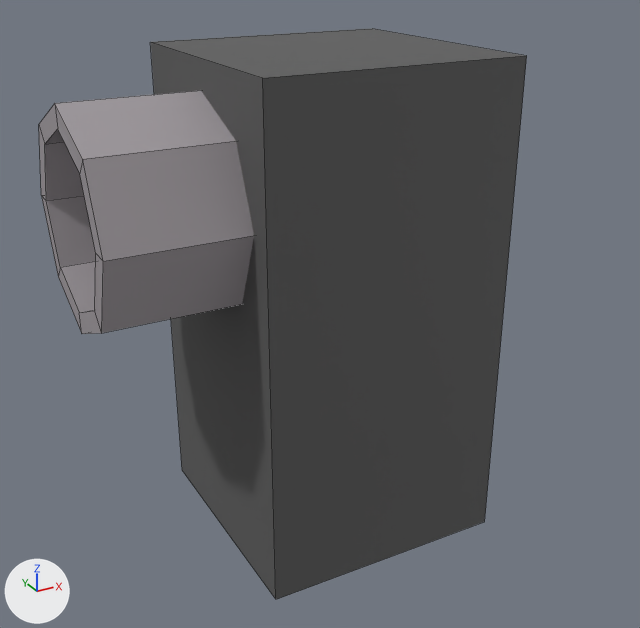
The FBX model Assets/Models/turretUp.fbx as it was, and as the next commit left it.
Rendered twice from a 50 mm lens placed at (-1.62, -2.88, 3.63), pointed at (-0.09, -0.1, 2.24). The axes (+X, +Y, +Z) are drawn at lower left. The lights are the same throughout. Mesh edges are drawn as thin lines.

Before the edit, the objects in view are built like this:
```python
me_cube = bpy.data.meshes.new('Cube')
me_cube.from_pydata(...)  # 40 vertices, 32 faces; spans x -0.99..0.49, y -0.49..0.49, z 1.3..3.23
# faces by material slot: [25, 7]
me_cube.materials.append(mat_turret1)  # grey #a09a9e
me_cube.materials.append(mat_turrent2)  # dark grey #5a5a5a
ob_turet_stock = bpy.data.objects.new('turet stock', me_cube)
ob_turet_stock.location = (0.0, 0.0, 0.0)
```
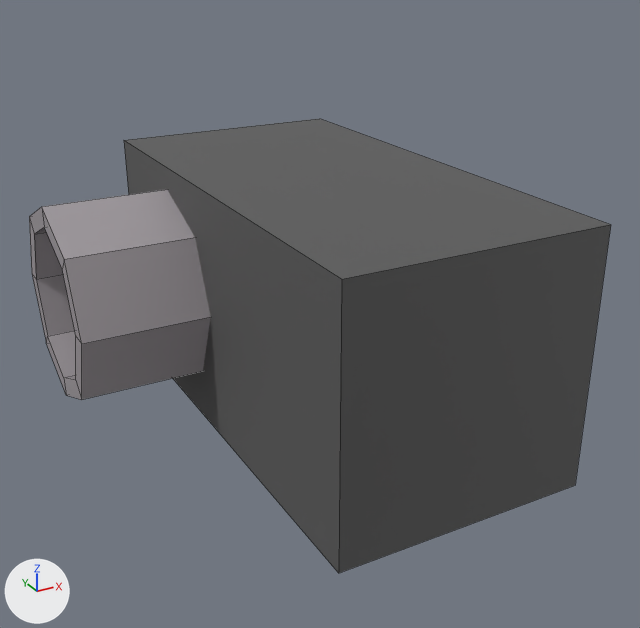
Changed parts and their boxes [x1, y1, x2, y2] in the pictures (640 x 628 px; the box of a moved part takes in the faces that stretch with it):
```json
{"object": "turet stock", "change": "reshaped, moved", "before": [39, 28, 527, 599], "after": [29, 119, 611, 573], "on screen": "19% wider, 20% shorter"}
{"part": 1, "of": "me_cube", "change": "moved or reshaped", "before": [151, 28, 527, 599], "after": [124, 119, 611, 573]}
{"part": 2, "of": "me_cube", "change": "moved or reshaped", "before": [39, 90, 254, 334], "after": [29, 189, 211, 400]}
```

The change, as JSON lines over the scene's bpy script:
```json
{"block": "me_cube", "where": "me_cube.from_pydata(...)  # 40 vertices, 32 faces; spans x -0.99..0.49, y -0.49..0.49, z 1.3..3.23"}
{"block": "me_cube", "where": "# used by ob_turet_stock; location = (0.0, 0.0, 0.0)"}
{"block": "me_cube", "change": "me_cube part 1: the loose piece of 8 vertices spanning x -0.49..0.49, y -0.49..0.49, z 1.3..3.23 is turned -90 degrees about the x axis through its middle, then moved by (0.25, 0.0, -2.26)"}
{"block": "me_cube", "change": "me_cube part 2: the loose piece of 32 vertices spanning x -0.99..-0.48, y -0.4..0.4, z 2.32..3.12 is turned -90 degrees about the x axis through its middle, then moved by (0.25, 0.42, -2.71)"}
{"op": "set", "path": "ob_turet_stock.location", "old": "(0.0, 0.0, 0.0)", "new": "(-0.246, 0.0, 2.264)"}
```
